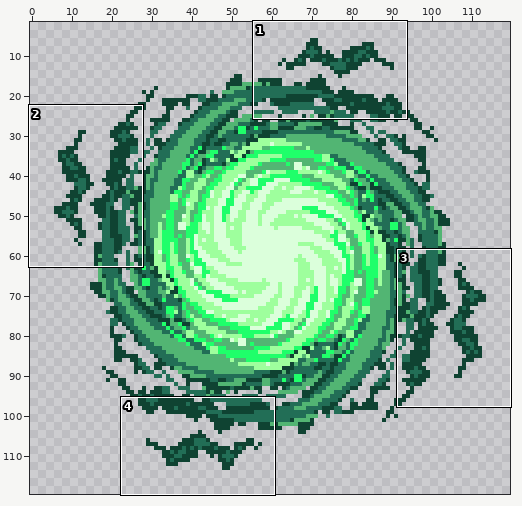
Two versions of one sprite sheet, Content/NPCs/Bosses/CraterDemon/BigPortal.png. Above, an overview of the earlier version with the close-up marked.
Close-up. Earlier state:
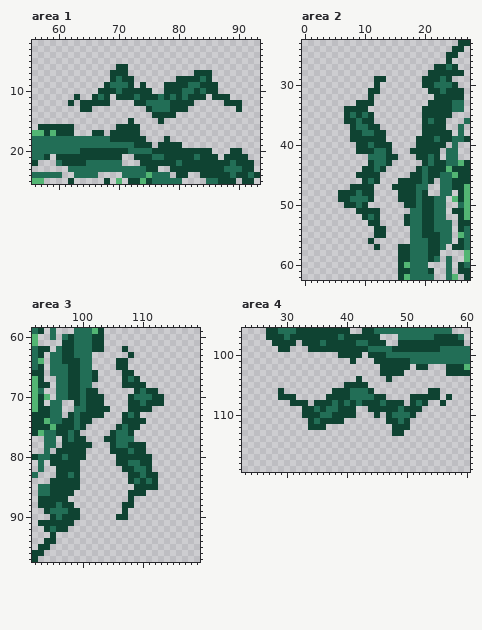
The file is 240x240 pixels, drawn in blocks of 2x2; one block is one cell here. Shown: area 1: x 56..93, y 2..25; area 2: x 0..27, y 23..62; area 3: x 92..119, y 59..97; area 4: x 23..60, y 96..119. The wide view leaves out empty margins.
And afterwards:
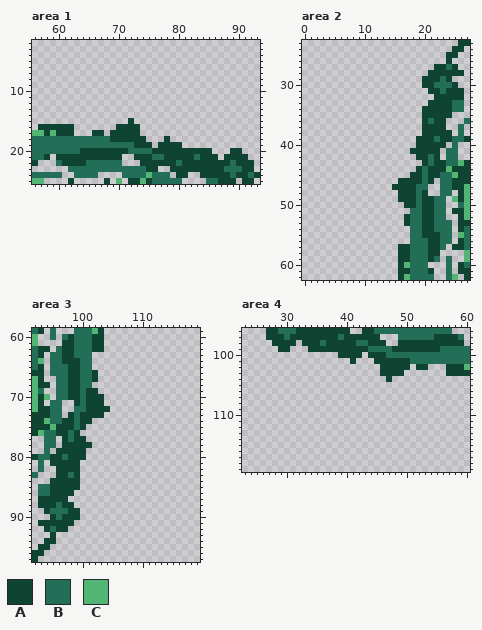
Palette (. is transparent): A #0f4332  B #226e56  C #52b573
From old to new:
Changed rows in their new state; - is an unchanged pixel.
Area 1:
first column x 62:
 6 --------..-------------------
 7 -------...-----------...-----
 8 -------....-------......-----
 9 ------.....-.---.........----
10 -----.........--.........----
11 -.--...-...............-...--
12 .-.....----..........-----...
13 --..---------.......--------.
14 --------------....-----------
15 ---------------.-------------
Area 2:
first column x 6:
29 ------..--
30 ------.---
31 -----..---
32 -----.----
33 ---...----
34 -....-----
35 -.....----
36 -.....----
37 --.....---
38 --......--
39 --......--
40 ---......-
41 ---......-
42 -----.....
43 -----....-
44 ----....--
45 ---....---
46 ----...---
47 --....----
48 ......----
49 ......----
50 -....-----
51 ---....---
52 ----...---
53 -----..---
54 ------..--
55 ------..--
56 -----.----
57 ------.---
Area 3:
first column x 104:
62 ---.------
63 ----.-----
64 --..------
65 --..------
66 ---..-----
67 ---...----
68 ---....---
69 -----....-
70 ----......
71 ----......
72 ----....--
73 ---...----
74 ---....---
75 --....----
76 -....-----
77 .....-----
78 -......---
79 -......---
80 --......--
81 --......--
82 ---.....--
83 ----.....-
84 ----.....-
85 -----....-
86 ----...---
87 ----.-----
88 ---..-----
89 ---.------
90 --..------
Area 4:
first column x 29:
104 -------------.---------------
105 -----------....--------------
106 .--------.......---------..--
107 ...-----..........----.....-.
108 --...-...............-...--.-
109 ----.........--.........-----
110 ----.........---.-.....------
111 -----......-------....-------
112 -----...-----------...-------
113 -------------------..--------
